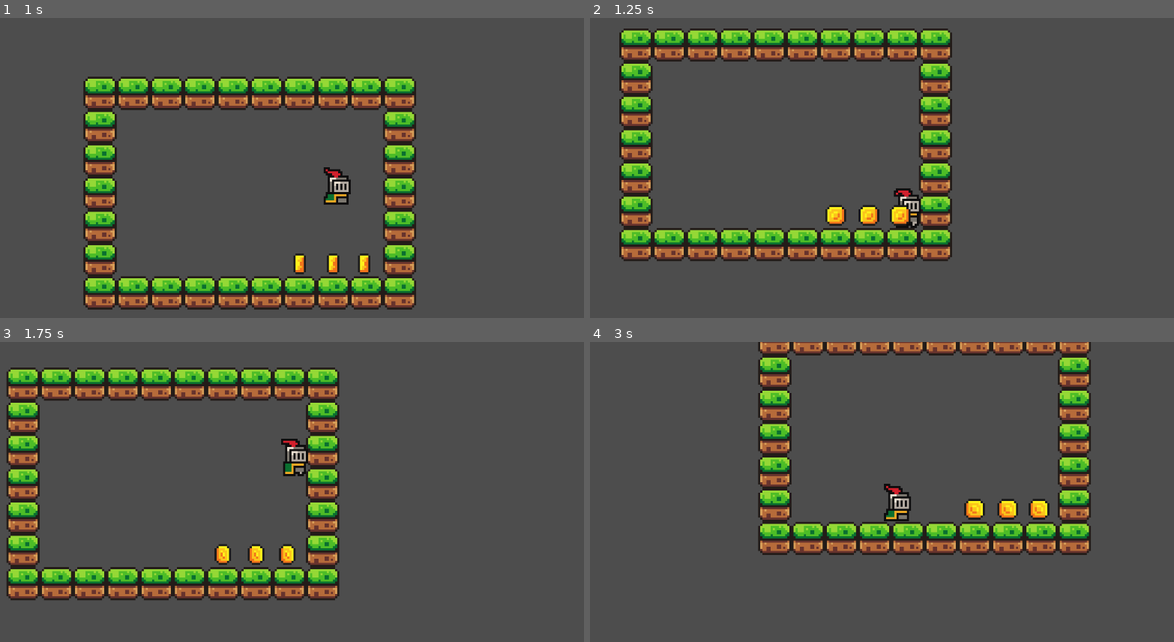
Above: before the commit, frames 1-4 (two rows, left to right).
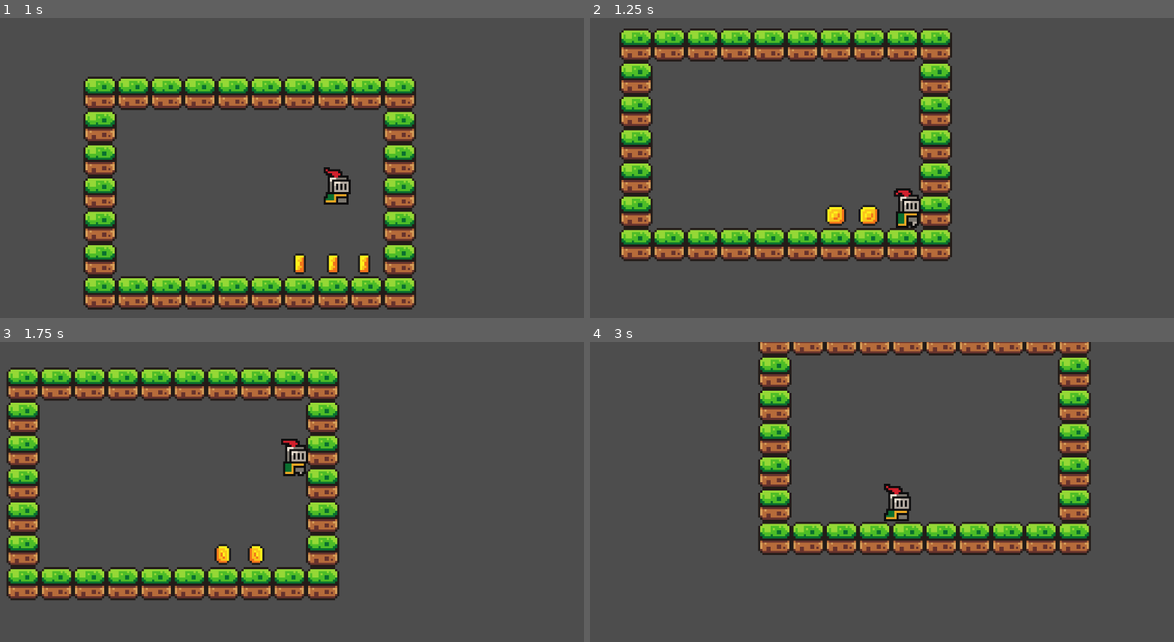
Above: after the commit, the same moments.

Repository: GenerosoR/Spin-to-Win_Game-Jam
Game: Godot game, scene res://scenes/mundo.tscn
Two runs of this game, one before a commit and one after it. Both use one fixed random seed, a clock stepped at 60 frames per second and the inputs below.
Inputs:
- Up to frame 1 (1 s): tap Enter (ui_accept) at 0.5, 0.77 s; hold Right (ui_right) from 0.53 s (still down)
- Up to frame 2 (1.25 s): keep holding Right (ui_right)
- Up to frame 3 (1.75 s): keep holding Right (ui_right); tap Enter (ui_accept) at 1.52 s
- Up to frame 4 (3 s): release Right (ui_right) at 2.03 s; hold Left (ui_left) 2.03-2.78 s; hold Right (ui_right) from 2.78 s (still down)

Frame 1 is identical in both runs. In frame 2, 0.2% of the frame differs, in the area x 51-55%, y 62-70%; in frame 3, 0.2%; in frame 4, 0.7%, in the area x 64-79%, y 52-60%.

Commit message:
Add files via upload

Diff:
--- /dev/null
+++ b/Game jam/scenes/coin.gd
@@ -0,0 +1,19 @@
+extends Area2D
+
+@onready var game_manager: Node = %GameManager
+
+
+
+# Called when the node enters the scene tree for the first time.
+func _ready() -> void:
+	pass # Replace with function body.
+
+
+# Called every frame. 'delta' is the elapsed time since the previous frame.
+func _process(delta: float) -> void:
+	pass
+
+
+func _on_body_entered(body: Node2D) -> void:
+	game_manager.add_point()
+	queue_free()
--- a/Game jam/scenes/coin.tscn
+++ b/Game jam/scenes/coin.tscn
@@ -1,5 +1,6 @@
 [gd_scene format=3 uid="uid://dmhj2moo1m8u6"]
 
+[ext_resource type="Script" uid="uid://dblw535xhaeuk" path="res://scenes/coin.gd" id="1_i64fm"]
 [ext_resource type="Texture2D" uid="uid://dqtoco2echoig" path="res://brackeys_platformer_assets/sprites/coin.png" id="1_rwqht"]
 
 [sub_resource type="AtlasTexture" id="AtlasTexture_i64fm"]
@@ -98,6 +99,8 @@
 radius = 5.0
 
 [node name="Area2D" type="Area2D" unique_id=1589457509]
+collision_mask = 2
+script = ExtResource("1_i64fm")
 
 [node name="AnimatedSprite2D" type="AnimatedSprite2D" parent="." unique_id=889103227]
 sprite_frames = SubResource("SpriteFrames_44saq")
@@ -105,3 +108,5 @@
 
 [node name="CollisionShape2D" type="CollisionShape2D" parent="." unique_id=1609723548]
 shape = SubResource("CircleShape2D_44saq")
+
+[connection signal="body_entered" from="." to="." method="_on_body_entered"]
--- /dev/null
+++ b/Game jam/scenes/game_manager.gd
@@ -0,0 +1,16 @@
+extends Node
+
+var score = 0
+
+func add_point():
+	score += 1
+	print("coins collected: ", score)
+
+# Called when the node enters the scene tree for the first time.
+func _ready() -> void:
+	pass # Replace with function body.
+
+
+# Called every frame. 'delta' is the elapsed time since the previous frame.
+func _process(delta: float) -> void:
+	pass
--- a/Game jam/scenes/mundo.tscn
+++ b/Game jam/scenes/mundo.tscn
@@ -1,6 +1,7 @@
 [gd_scene format=3 uid="uid://b1mfaawijjhax"]
 
 [ext_resource type="Texture2D" uid="uid://crp1b0bpj5tjc" path="res://brackeys_platformer_assets/sprites/world_tileset.png" id="1_a2ps7"]
+[ext_resource type="Script" uid="uid://ckhqxf1i4kowi" path="res://scenes/game_manager.gd" id="1_vwj67"]
 [ext_resource type="PackedScene" uid="uid://ca46cr333ndl7" path="res://scenes/player.tscn" id="1_wqn8j"]
 [ext_resource type="Script" uid="uid://bno3y6ade8nut" path="res://scenes/rotation_map.gd" id="2_0vka0"]
 [ext_resource type="PackedScene" uid="uid://dmhj2moo1m8u6" path="res://scenes/coin.tscn" id="4_yi5ae"]
@@ -180,6 +181,10 @@
 
 [node name="Mundo" type="Node2D" unique_id=761029203]
 
+[node name="GameManager" type="Node" parent="." unique_id=1757922471]
+unique_name_in_owner = true
+script = ExtResource("1_vwj67")
+
 [node name="mapa" type="TileMap" parent="." unique_id=360062270]
 z_index = -4096
 tile_set = SubResource("TileSet_yi5ae")
@@ -187,14 +192,14 @@
 layer_0/tile_data = PackedInt32Array(65532, 0, 0, 65533, 0, 0, 65534, 0, 0, 65535, 0, 0, 0, 0, 0, 1, 0, 0, 2, 0, 0, 3,  …(316 unchanged characters)…
 script = ExtResource("2_0vka0")
 
+[node name="Area2D" parent="mapa" unique_id=1589457509 instance=ExtResource("4_yi5ae")]
+position = Vector2(71, -6)
+
+[node name="Area2D2" parent="mapa" unique_id=680725876 instance=ExtResource("4_yi5ae")]
+position = Vector2(56, -6)
+
+[node name="Area2D3" parent="mapa" unique_id=462010037 instance=ExtResource("4_yi5ae")]
+position = Vector2(40, -6)
+
 [node name="Player" parent="." unique_id=197686528 instance=ExtResource("1_wqn8j")]
 position = Vector2(0, -36)
-
-[node name="Area2D" parent="." unique_id=1589457509 instance=ExtResource("4_yi5ae")]
-position = Vector2(71, -6)
-
-[node name="Area2D2" parent="." unique_id=680725876 instance=ExtResource("4_yi5ae")]
-position = Vector2(56, -6)
-
-[node name="Area2D3" parent="." unique_id=462010037 instance=ExtResource("4_yi5ae")]
-position = Vector2(40, -6)
--- a/Game jam/scenes/player.tscn
+++ b/Game jam/scenes/player.tscn
@@ -43,6 +43,7 @@
 radius = 5.0
 
 [node name="Player" type="CharacterBody2D" unique_id=197686528]
+collision_layer = 3
 script = ExtResource("1_g2els")
 
 [node name="AnimatedSprite2D" type="AnimatedSprite2D" parent="." unique_id=597237465]
Not shown, changed: Game jam/export_presets.cfg
Not shown, added: Game jam/scenes/coin.gd.uid
Not shown, added: Game jam/scenes/game_manager.gd.uid
